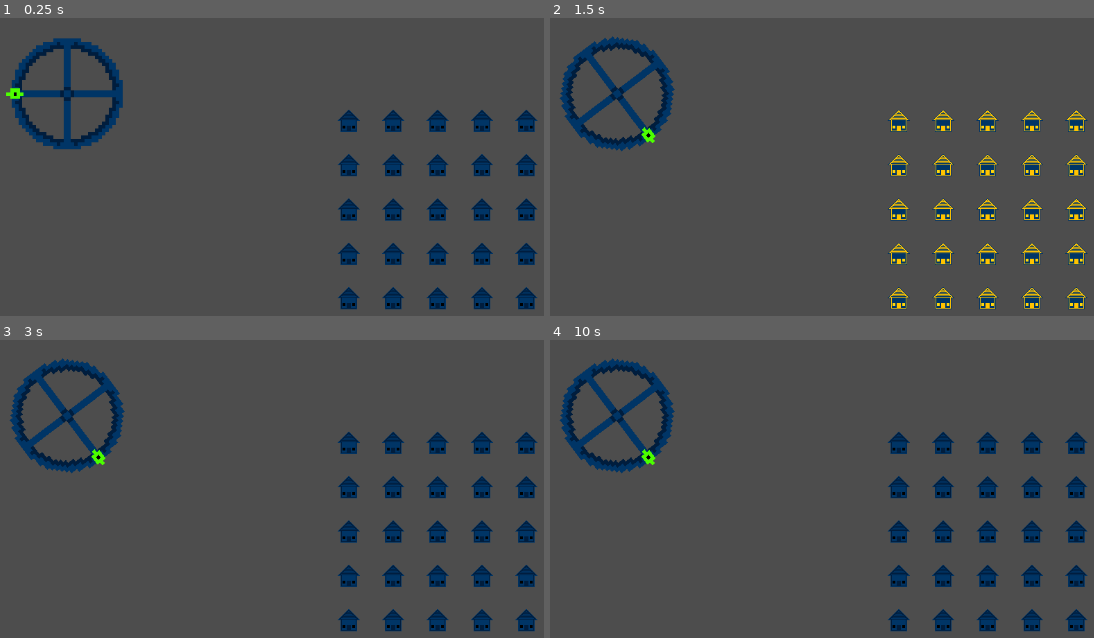
Above: before the commit, frames 1-4 (two rows, left to right).
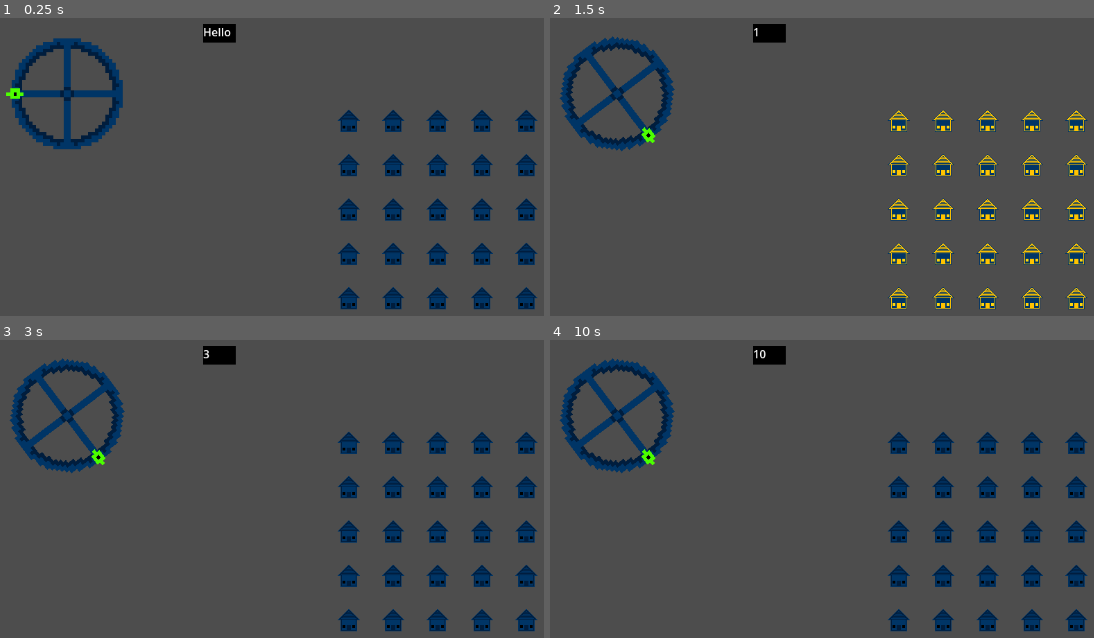
Above: after the commit, the same moments.

Repository: CWmain/BigModeGameJam2025
Game: Godot game, scene res://Levels/main_scene.tscn
Two runs of this game, one before a commit and one after it. Both use one fixed random seed, a clock stepped at 60 frames per second and the inputs below.
Inputs (mouse positions are in pixels of both pictures, inside the frame that each line leads up to):
- Up to frame 1 (0.25 s): no input
- Up to frame 2 (1.5 s): tap Enter at 0.5 s; move the mouse to (566, 92) at 0.52 s; press the mouse at (566, 92) at 0.53 s; tap Space at 1.25 s; move the mouse to (740, 256) at 1.27 s; release the mouse at (740, 256) at 1.28 s; tap T (Test_Click) at 1.35 s
- Up to frame 3 (3 s): move the mouse to (429, 459) at 2.02 s; press the mouse at (429, 459) at 2.03 s; tap Enter at 2.75 s; move the mouse to (outside the picture) at 2.77 s; release the mouse at (outside the picture) at 2.78 s; tap T (Test_Click) at 2.85 s
- Up to frame 4 (10 s): tap Space at 3.5, 5 s; move the mouse to (outside the picture) at 3.52 s; press the mouse at (outside the picture) at 3.53 s; tap Enter at 4.25 s; move the mouse to (658, 489) at 4.27 s; release the mouse at (658, 489) at 4.28 s; tap T (Test_Click) every 1.5 s from 4.35 to 8.85 s; move the mouse to (941, 557) at 5.02 s; press the mouse at (941, 557) at 5.03 s; move the mouse to (778, 444) at 5.77 s; release the mouse at (778, 444) at 5.78 s; move the mouse to (1077, 533) at 6.52 s; press the mouse at (1077, 533) at 6.53 s; move the mouse to (740, 578) at 7.27 s; release the mouse at (740, 578) at 7.28 s; move the mouse to (979, 459) at 8.02 s; press the mouse at (979, 459) at 8.03 s; move the mouse to (outside the picture) at 8.77 s; release the mouse at (outside the picture) at 8.78 s; move the mouse to (outside the picture) at 9.52 s; press the mouse at (outside the picture) at 9.53 s

The runs differ from the first frame. In frame 1, 0.4% of the frame differs, in the area x 37-44%, y 2-9%; in frame 2, 0.4%; in frame 3, 0.4%; in frame 4, 0.4%.

Commit message:
Added a clock which is updated from a level timer which emits a tick every second. The tick will be used to get all the info i need

Diff:
--- a/Levels/main_scene.tscn
+++ b/Levels/main_scene.tscn
@@ -1,8 +1,10 @@
-[gd_scene load_steps=4 format=3 uid="uid://hyb3vvce52a8"]
+[gd_scene load_steps=6 format=3 uid="uid://hyb3vvce52a8"]
 
 [ext_resource type="PackedScene" uid="uid://3ywwd2acq657" path="res://Objects/DemandManager/demand_manager.tscn" id="2_rhm0s"]
 [ext_resource type="PackedScene" uid="uid://02bikho87cuj" path="res://Objects/House/house_factory.tscn" id="3_0jk0m"]
 [ext_resource type="PackedScene" uid="uid://bik1qhl8twixa" path="res://Objects/Wheel/wheel.tscn" id="3_3j2tn"]
+[ext_resource type="PackedScene" uid="uid://cx2ksu7yukllp" path="res://Objects/LevelTimer/level_timer.tscn" id="4_d0kj3"]
+[ext_resource type="PackedScene" uid="uid://dlscus0ab1wi7" path="res://Objects/Clock/clock.tscn" id="5_7ud24"]
 
 [node name="MainScene" type="Node2D"]
 
@@ -18,3 +20,9 @@
 [node name="Wheel" parent="." instance=ExtResource("3_3j2tn")]
 position = Vector2(169, 121)
 scale = Vector2(5, 5)
+
+[node name="LevelTimer" parent="." instance=ExtResource("4_d0kj3")]
+
+[node name="Clock" parent="." node_paths=PackedStringArray("timer") instance=ExtResource("5_7ud24")]
+position = Vector2(365, 20)
+timer = NodePath("../LevelTimer")
--- /dev/null
+++ b/Objects/Clock/clock.gd
@@ -0,0 +1,15 @@
+extends Node2D
+
+var time: int = 0:
+	set(v):
+		time = v
+		label.text = str(time)
+@export var timer: LevelTimer
+@onready var label = $Label
+
+func _ready():
+	assert(timer != null)
+	timer.tick.connect(_on_tick)
+
+func _on_tick():
+	time += 1
--- /dev/null
+++ b/Objects/Clock/clock.tscn
@@ -0,0 +1,16 @@
+[gd_scene load_steps=2 format=3 uid="uid://dlscus0ab1wi7"]
+
+[ext_resource type="Script" path="res://Objects/Clock/clock.gd" id="1_cpj8u"]
+
+[node name="Clock" type="Node2D"]
+script = ExtResource("1_cpj8u")
+
+[node name="ColorRect" type="ColorRect" parent="."]
+offset_right = 47.0
+offset_bottom = 27.0
+color = Color(0, 0, 0, 1)
+
+[node name="Label" type="Label" parent="."]
+offset_right = 40.0
+offset_bottom = 23.0
+text = "Hello"
--- /dev/null
+++ b/Objects/LevelTimer/LevelTimer.gd
@@ -0,0 +1,7 @@
+extends Timer
+class_name LevelTimer
+
+signal tick
+
+func _on_timeout():
+	tick.emit()
--- /dev/null
+++ b/Objects/LevelTimer/level_timer.tscn
@@ -0,0 +1,9 @@
+[gd_scene load_steps=2 format=3 uid="uid://cx2ksu7yukllp"]
+
+[ext_resource type="Script" path="res://Objects/LevelTimer/LevelTimer.gd" id="1_4powd"]
+
+[node name="LevelTimer" type="Timer"]
+autostart = true
+script = ExtResource("1_4powd")
+
+[connection signal="timeout" from="." to="." method="_on_timeout"]
